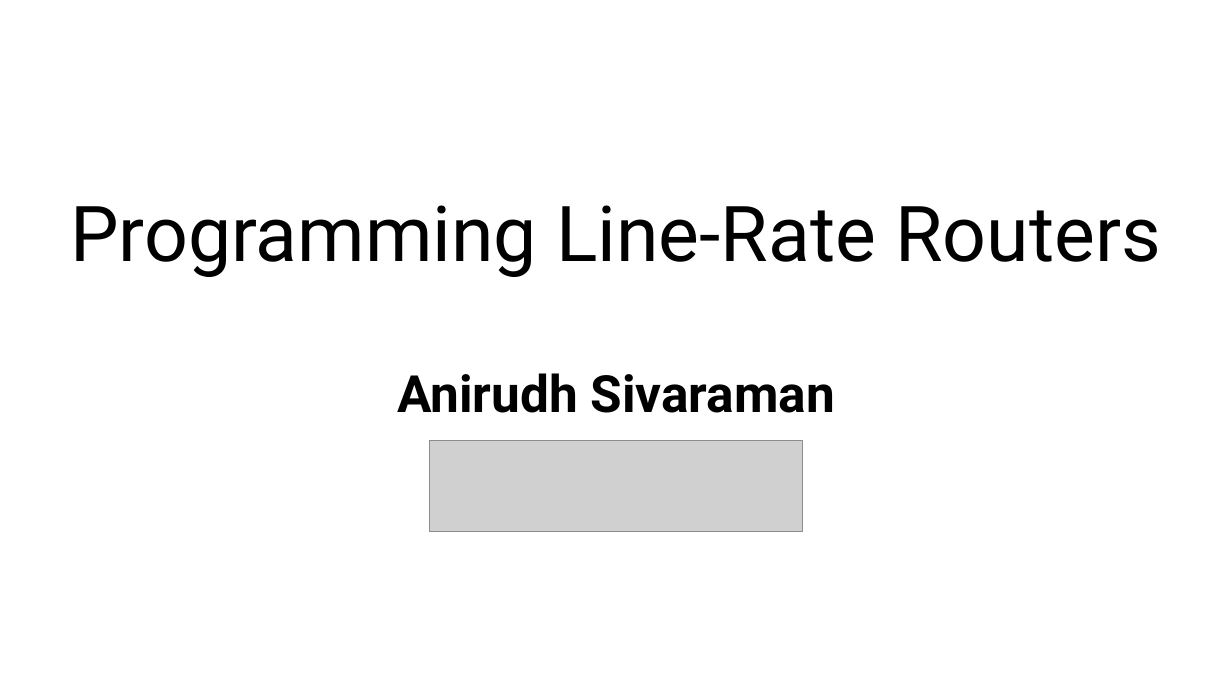
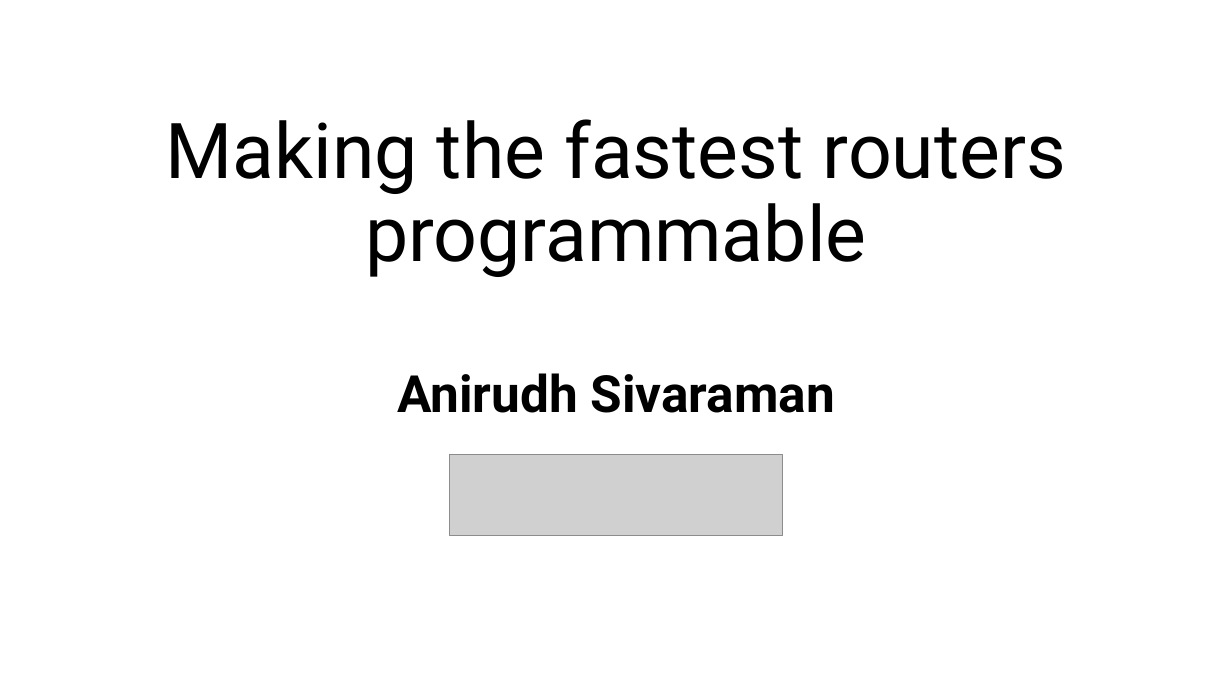
Before and after one commit to anirudhSK/pifo-domino-marple-ppts, a slide deck: slide 1 of combined_domino_pifo.pptx. Drawn at 1232x693 pixels with LibreOffice and Linux fonts; fonts in the diff are those of the drawing; grey boxes stand for pictures. Boxes give left, top, right and bottom in pixels: in the first picture for what was removed or moved away, otherwise in the second. Text is boxed around its words. In the diff, an @@ line names an element or a change of style, - is before the commit and + after.

```diff
--- a/combined_domino_pifo.pptx
+++ b/combined_domino_pifo.pptx
@@ title at (165, 119, 1066, 277): text changed @@
-Programming Line-Rate Routers
+Making the fastest routers programmable
@@ picture: place and size @@
-picture at (430, 441, 803, 531)
+picture at (449, 455, 782, 536)
```
Also in this commit, not shown: 9 other slides changed.
